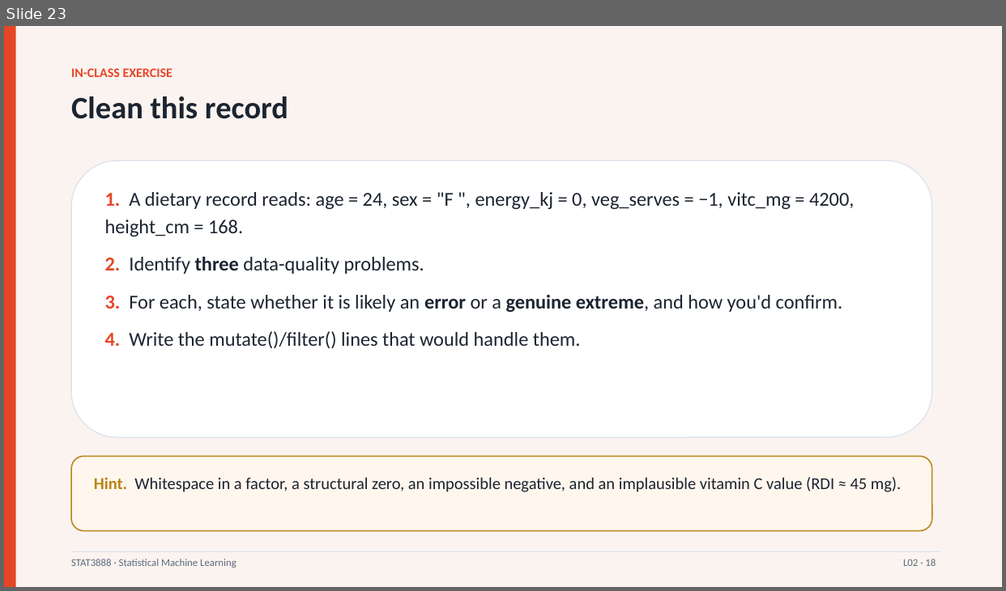
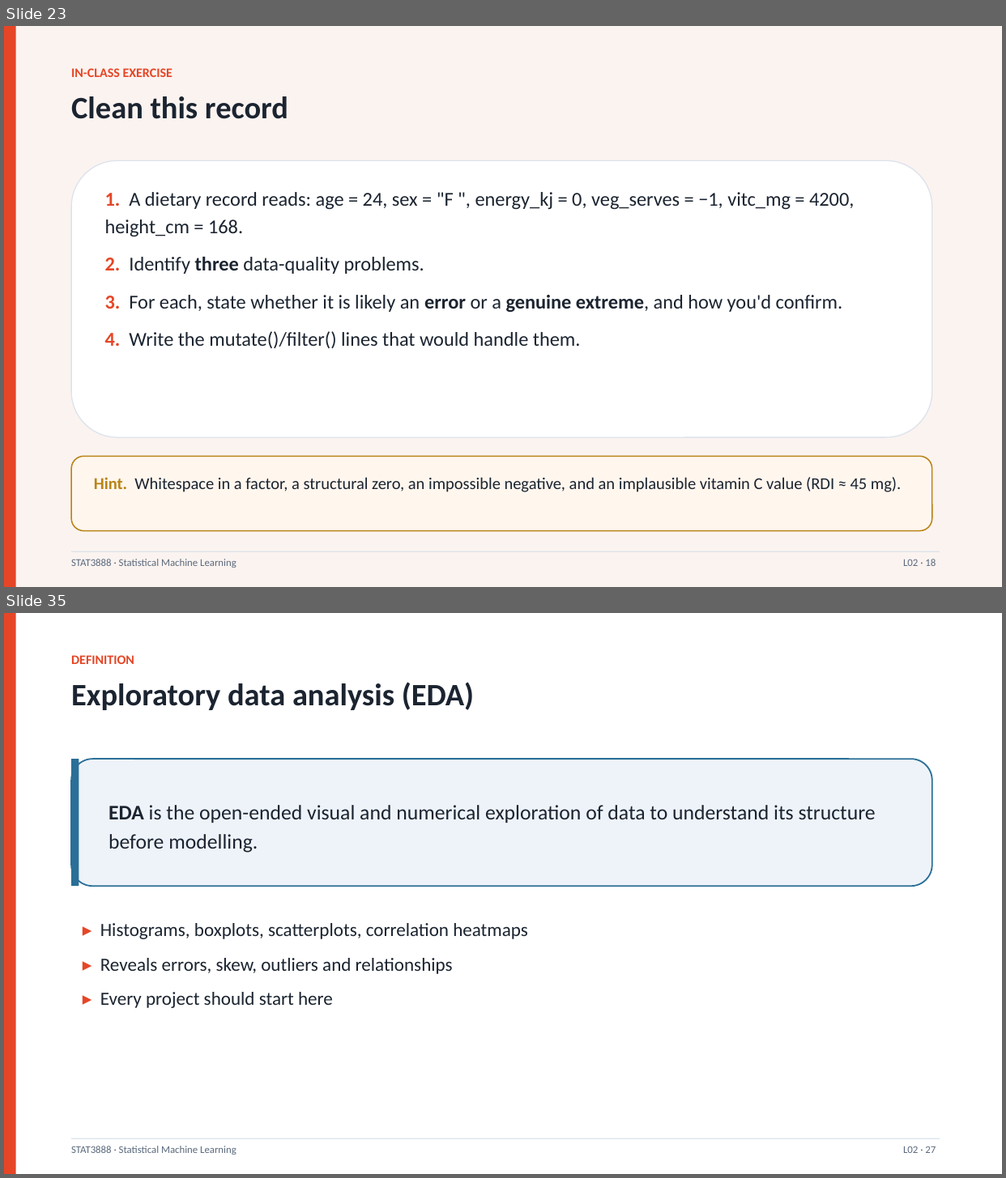
Before and after one commit to liuyizhou0402/data-analysis, a slide deck: STAT3888_course/Lecture02_DataCleaning.pptx. Shown one above the other, each under a label of ours: slide 23 before the commit, slides 23 and 35 after it; the slides between them are not shown. The pictures are 1006x591 and 1006x1178 pixels, drawn with LibreOffice and Linux fonts; fonts in the diff are those of the drawing. Boxes give left, top, right and bottom in pixels: in the first picture for what was removed or moved away, otherwise in the second. Text is boxed around its words. In the diff, an @@ line names an element or a change of style, - is before the commit and + after.

```diff
--- a/STAT3888_course/Lecture02_DataCleaning.pptx
+++ b/STAT3888_course/Lecture02_DataCleaning.pptx
@@ slide 35 added at (x1=4, y1=613, x2=1002, y2=1174), background #FFFFFF @@
@@ rectangle added at (x1=4, y1=613, x2=16, y2=1174), fill #E64626 @@
@@ text added at (x1=71, y1=655, x2=134, y2=664), 12.5 pt, text #E64626, bold @@
+DEFINITION
@@ text added at (x1=71, y1=682, x2=474, y2=710), 30 pt, text #1B2430, bold @@
+Exploratory data analysis (EDA)
@@ rounded rectangle added at (x1=71, y1=759, x2=932, y2=886), fill #EEF3F9, outline #2A6F97 1.4 pt @@
@@ rectangle added at (x1=71, y1=759, x2=79, y2=886), fill #2A6F97 @@
@@ text added at (x1=108, y1=805, x2=876, y2=853), 20 pt, text #1B2430 @@
+EDA is the open-ended visual and numerical exploration of data to understand its structure before modelling.
@@ text added at (x1=100, y1=923, x2=528, y2=1008), 18 pt, text #1B2430 @@
+▸ Histograms, boxplots, scatterplots, correlation heatmaps
+▸ Reveals errors, skew, outliers and relationships
+▸ Every project should start here
@@ rectangle added at (x1=71, y1=1139, x2=940, y2=1139), fill #DCE3EC @@
@@ text added at (x1=71, y1=1146, x2=236, y2=1155), 10 pt, text #5B6A7D @@
+STAT3888 · Statistical Machine Learning
@@ text added at (x1=903, y1=1146, x2=936, y2=1153), 10 pt, text #5B6A7D @@
+L02 · 27
```
Also in this commit, not shown: 1 slide changed, 35 other slides added, 5 other files.
